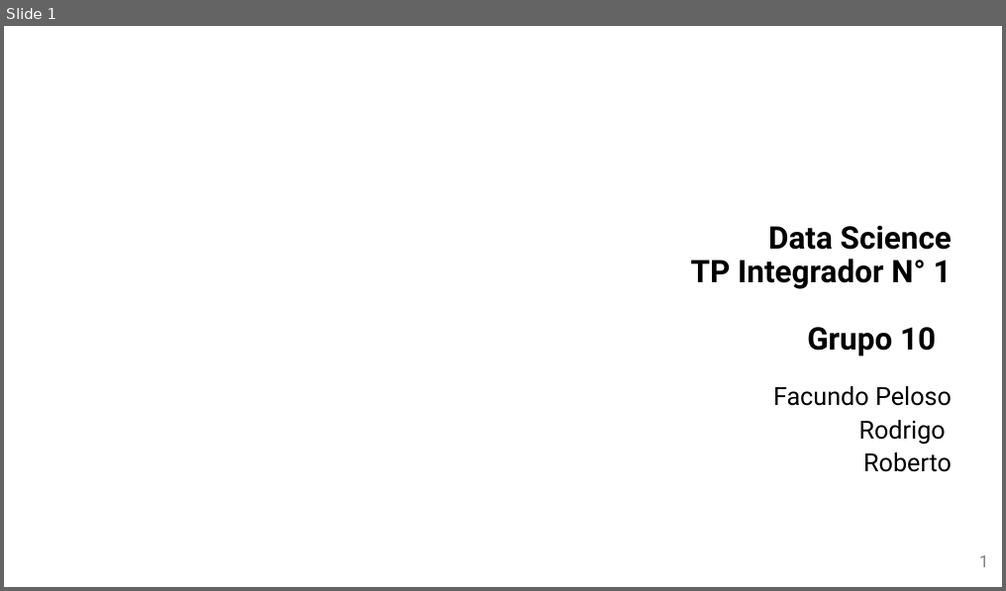
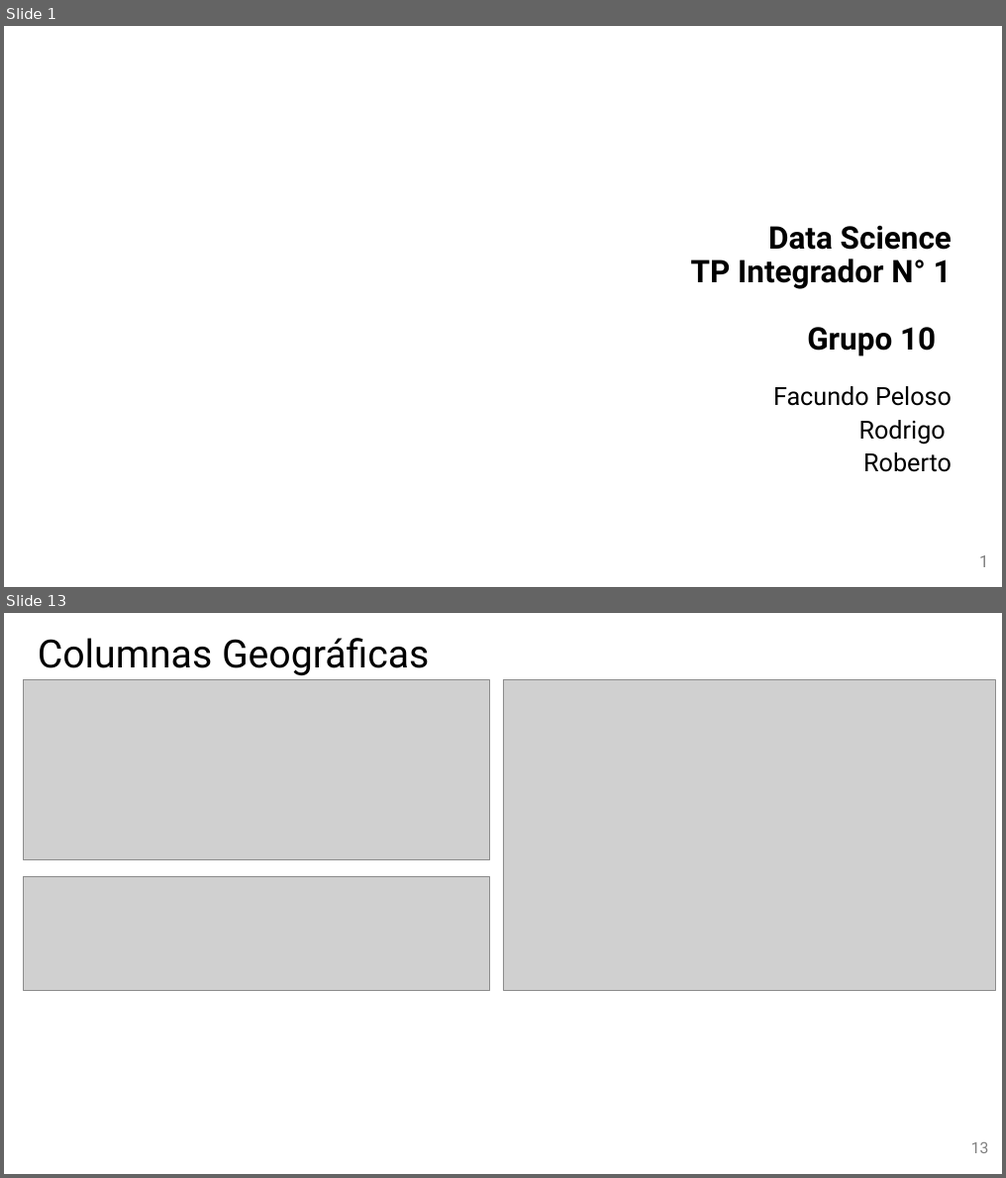
Before and after one commit to Facundo-Peloso/DH-TP-1---Grupo-10, a slide deck: Presentación/Presentación TP 1 - Grupo 10.pptx. Shown one above the other, each under a label of ours: slide 1 before the commit, slides 1 and 13 after it; the slides between them are not shown. The pictures are 1006x591 and 1006x1178 pixels, drawn with LibreOffice and Linux fonts; fonts in the diff are those of the drawing; grey boxes stand for pictures; background and template pictures are left out. Boxes give left, top, right and bottom in pixels: in the first picture for what was removed or moved away, otherwise in the second. Text is boxed around its words. In the diff, an @@ line names an element or a change of style, - is before the commit and + after.

```diff
--- a/Presentación/Presentación TP 1 - Grupo 10.pptx
+++ b/Presentación/Presentación TP 1 - Grupo 10.pptx
@@ slide 13 added at [4,613,1002,1174], background picture (left out) @@
@@ title added at [38,638,429,675], 37.3 pt, text #000000 @@
+Columnas Geográficas
@@ picture added at [24,679,490,861] @@
@@ picture added at [503,679,995,990] @@
@@ picture added at [24,876,490,991] @@
@@ page number added at [971,1143,989,1154], 15 pt, text #808080 @@
+13
```
Also in this commit, not shown: 2 slides changed, 15 other slides added, 10 slides removed.
